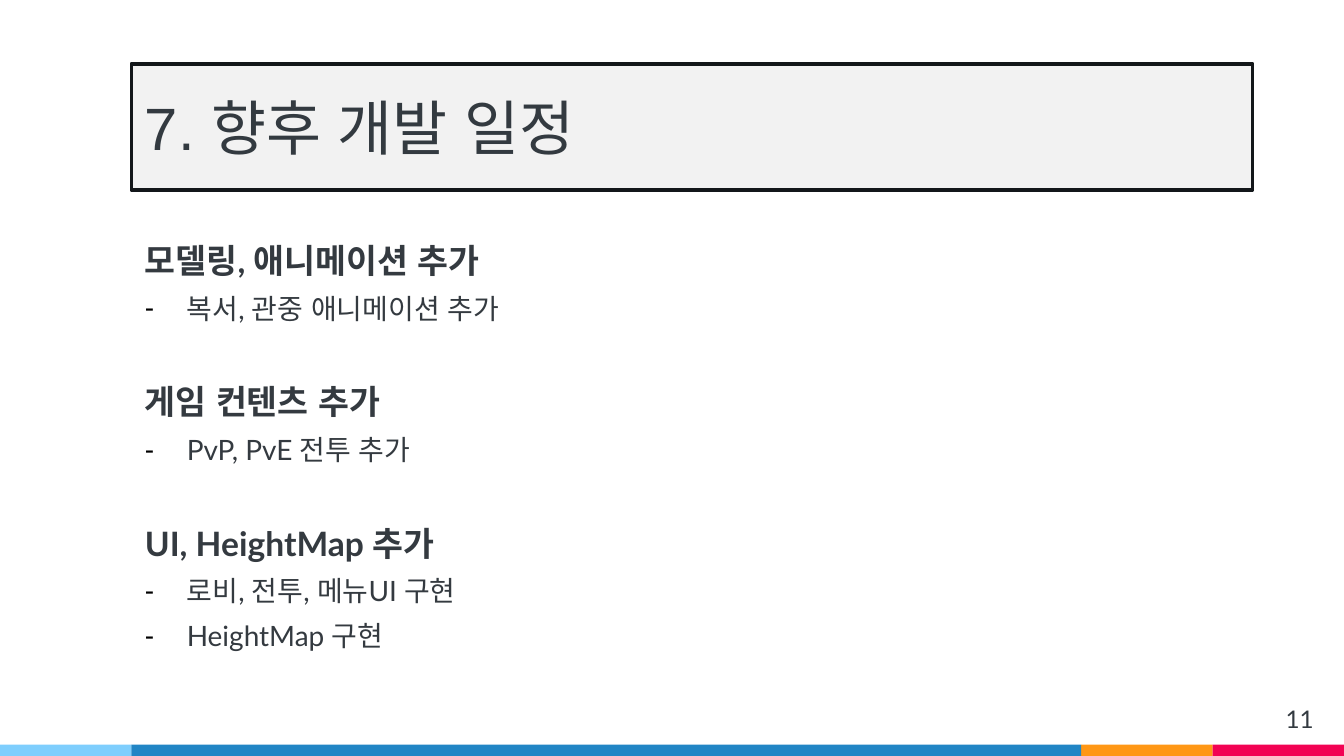
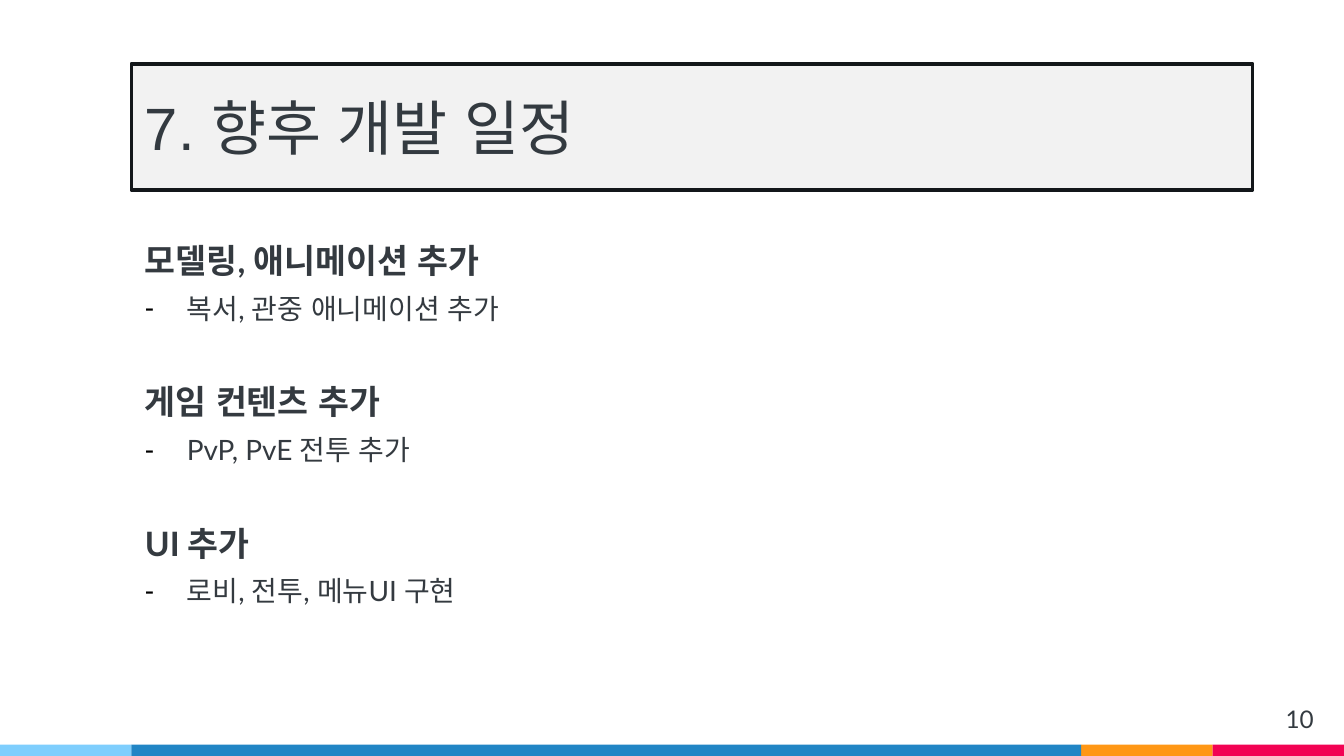
Before and after one commit to wsj2681/Anger_Control_Disoder, a slide deck: slide 10 of Capstone Design/발표자료/중간발표/v2.pptx (slide 11 before the commit). Drawn at 1344x756 pixels with LibreOffice and Linux fonts; fonts in the diff are those of the drawing. Boxes give left, top, right and bottom in pixels: in the first picture for what was removed or moved away, otherwise in the second. Text is boxed around its words. In the diff, an @@ line names an element or a change of style, - is before the commit and + after.

```diff
--- a/Capstone Design/발표자료/중간발표/v2.pptx
+++ b/Capstone Design/발표자료/중간발표/v2.pptx
@@ text at (x1=145, y1=528, x2=250, y2=559): text changed @@
-UI, HeightMap 추가
+UI 추가
@@ text at (x1=187, y1=623, x2=383, y2=651): paragraph removed @@
-– HeightMap 구현
@@ page number at (x1=1286, y1=710, x2=1314, y2=728): text changed @@
-11
+10
```
Also in this commit, not shown: 6 other slides changed, 1 slide removed, 5 other files.
